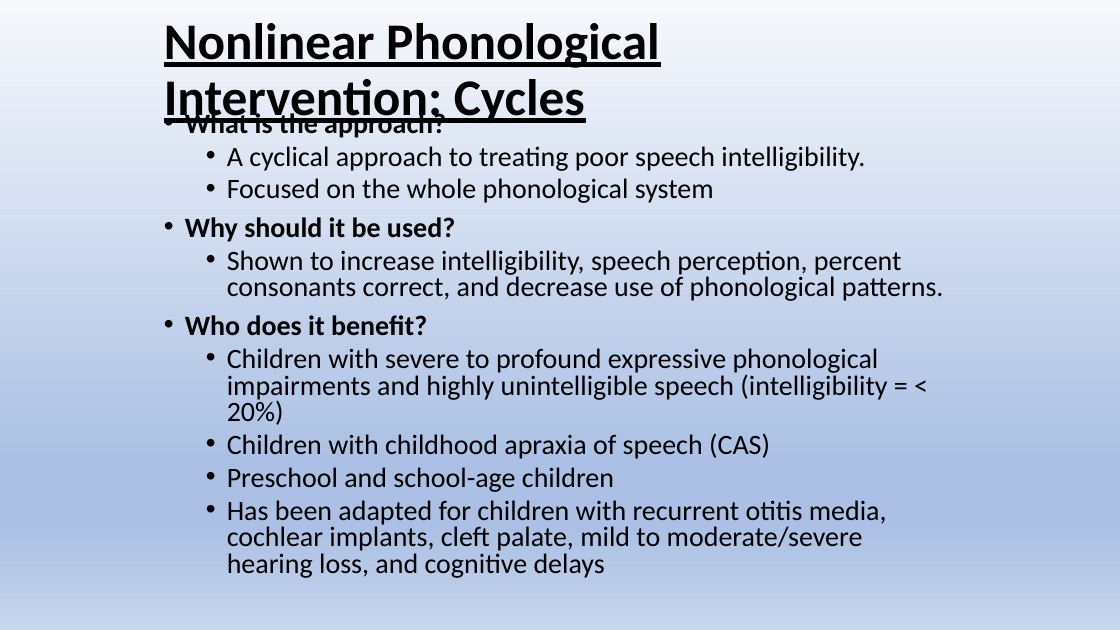
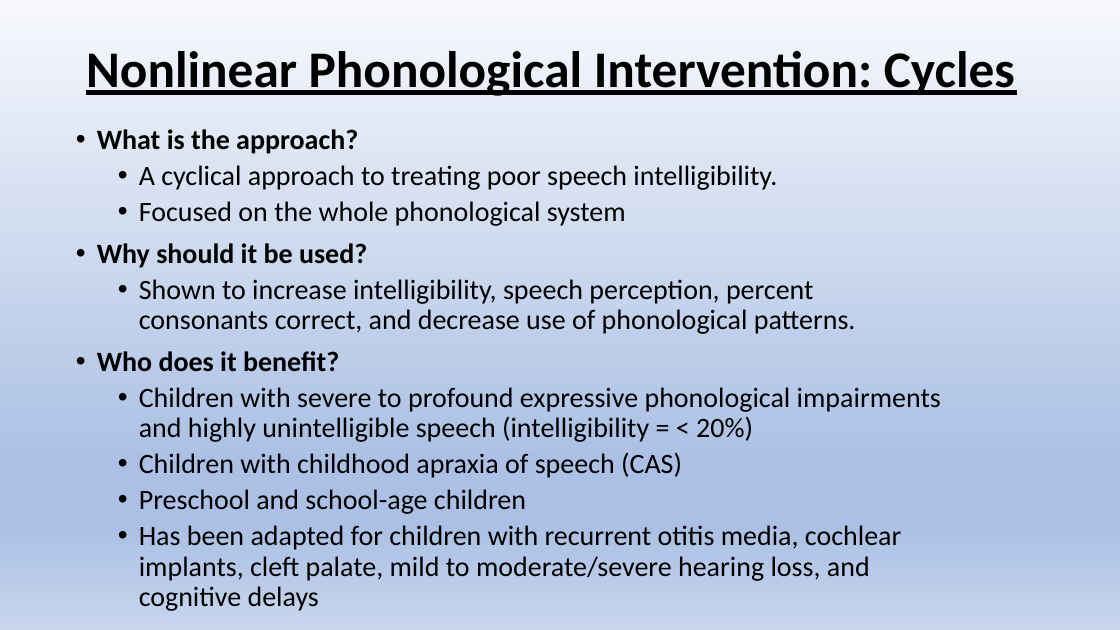
Before and after one commit to Jim-Wright90/cds431_sp22, a slide deck: slide 4 of slides/cds431_week5_1.pptx. Drawn at 1120x630 pixels with LibreOffice and Linux fonts; fonts in the diff are those of the drawing. Boxes give left, top, right and bottom in pixels: in the first picture for what was removed or moved away, otherwise in the second. Text is boxed around its words. In the diff, an @@ line names an element or a change of style, - is before the commit and + after.

```diff
--- a/slides/cds431_week5_1.pptx
+++ b/slides/cds431_week5_1.pptx
@@ title "Nonlinear Phonological Intervention: Cycles" rewrapped from [164,23,660,127] to [86,51,1015,96] @@
@@ text "What is the approach?": place and size @@
-text "What is the approach?" at [185,110,944,578]
+text "What is the approach?" at [97,129,941,611]
@@ text "What is the approach?" at [97,129,941,611]: line spacing 0.8 to 0.9 @@
```
Also in this commit, not shown: 2 other files.
